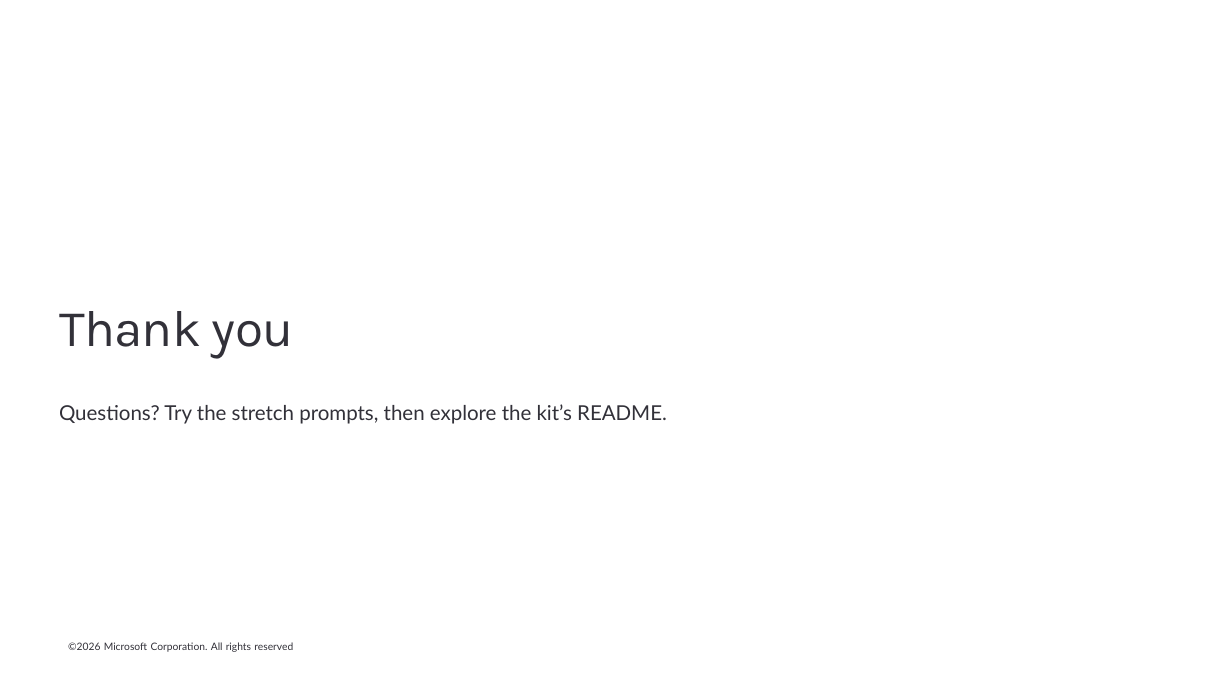
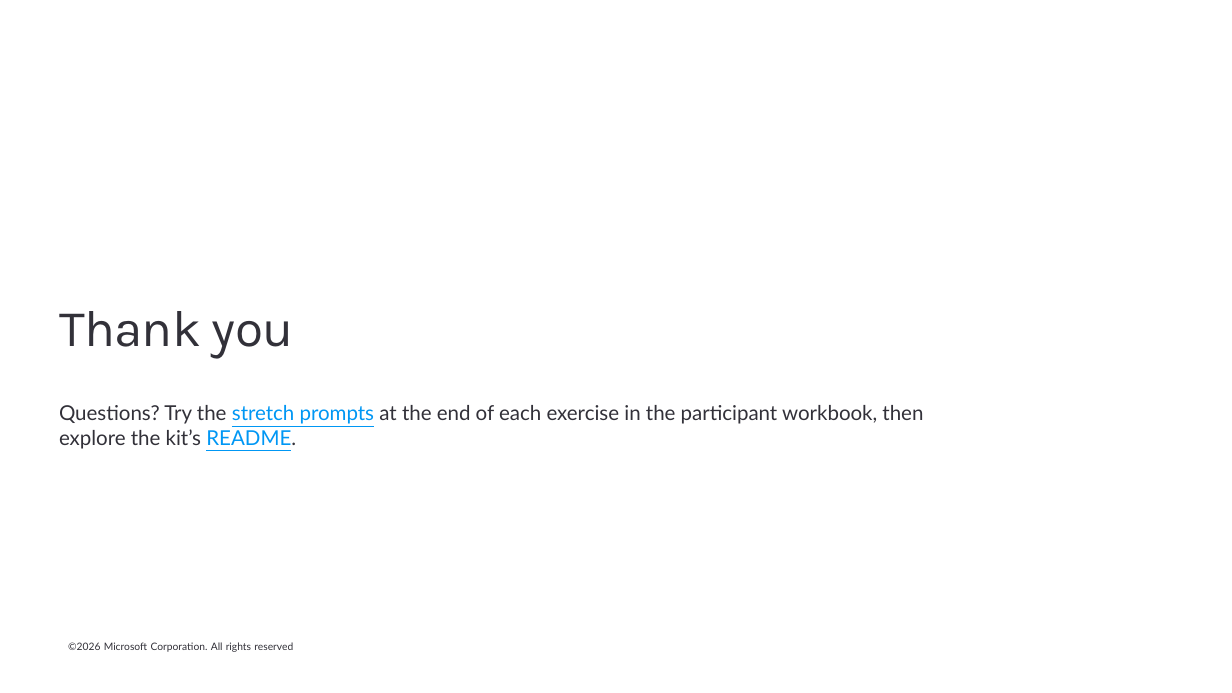
Before and after one commit to ragage/ai_hr_cowork_workshop, a slide deck: slide 47 of instructor/instructor-deck.pptx. Drawn at 1232x693 pixels with LibreOffice and Linux fonts; fonts in the diff are those of the drawing; background and template pictures are left out. Boxes give left, top, right and bottom in pixels: in the first picture for what was removed or moved away, otherwise in the second. Text is boxed around its words. In the diff, an @@ line names an element or a change of style, - is before the commit and + after.

```diff
--- a/instructor/instructor-deck.pptx
+++ b/instructor/instructor-deck.pptx
@@ text at box(59, 405, 923, 449): text changed @@
-Questions? Try the stretch prompts, then explore the kit’s README.
+Questions? Try the stretch prompts at the end of each exercise in the participant workbook, then explore the kit’s README.
```
Also in this commit, not shown: 24 other slides changed, 44 other files.
